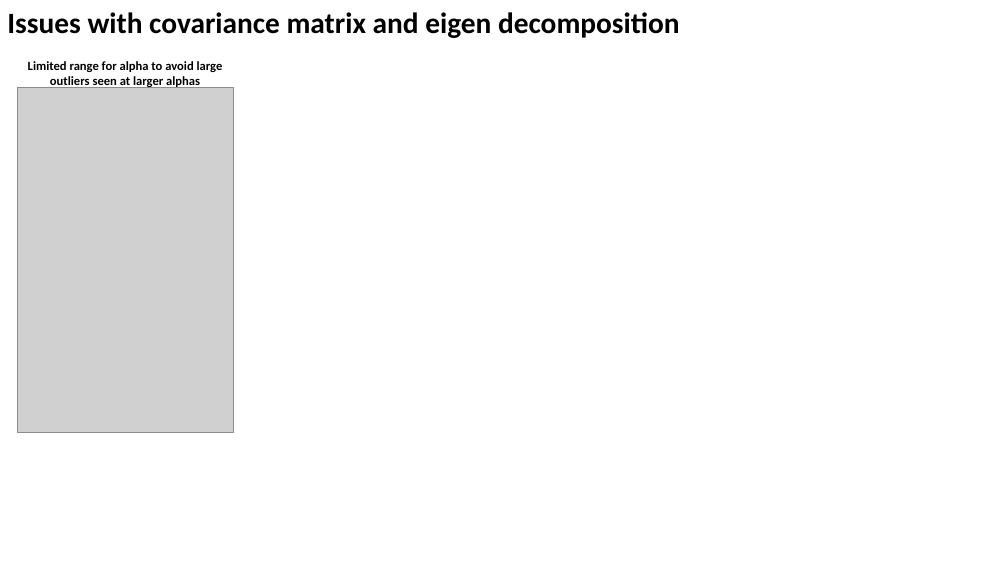
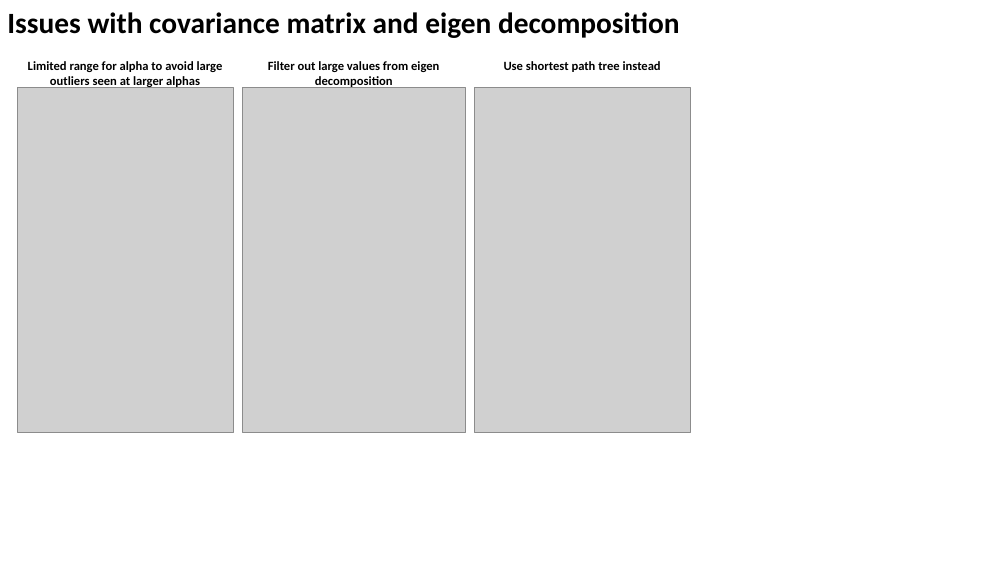
Before and after one commit to zhaohanxiong/OxfordCVM, a slide deck: slide 8 of job_results.pptx. Drawn at 1008x567 pixels with LibreOffice and Linux fonts; fonts in the diff are those of the drawing; grey boxes stand for pictures. Boxes give left, top, right and bottom in pixels: in the first picture for what was removed or moved away, otherwise in the second. Text is boxed around its words. In the diff, an @@ line names an element or a change of style, - is before the commit and + after.

```diff
--- a/job_results.pptx
+++ b/job_results.pptx
@@ picture added at [243,88,465,432] @@
@@ text added at [268,61,439,88], 12 pt, text #000000, bold @@
+Filter out large values from eigen decomposition
@@ picture added at [475,88,690,432] @@
@@ text added at [504,61,661,72], 12 pt, text #000000, bold @@
+Use shortest path tree instead
```
Also in this commit, not shown: 1 other slide changed.
